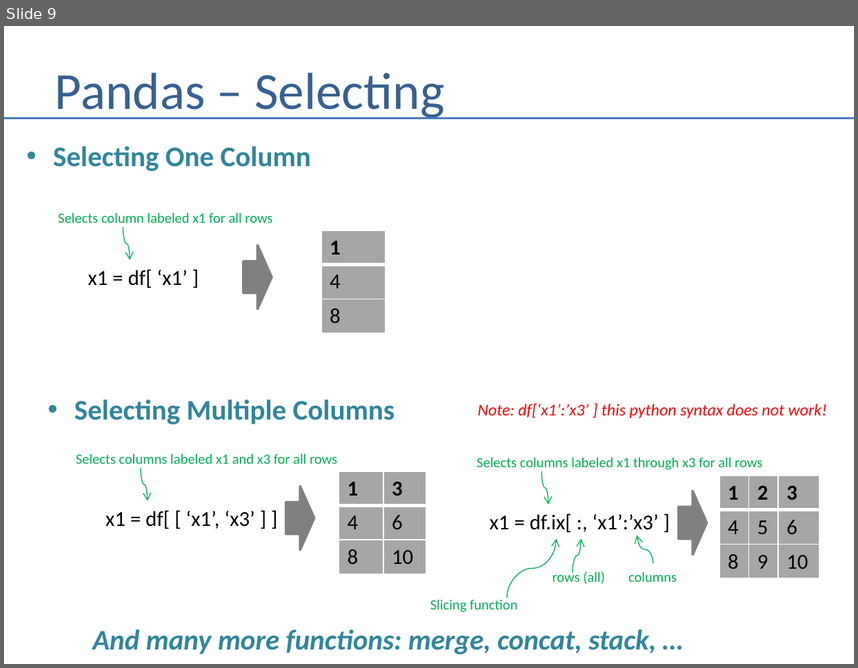
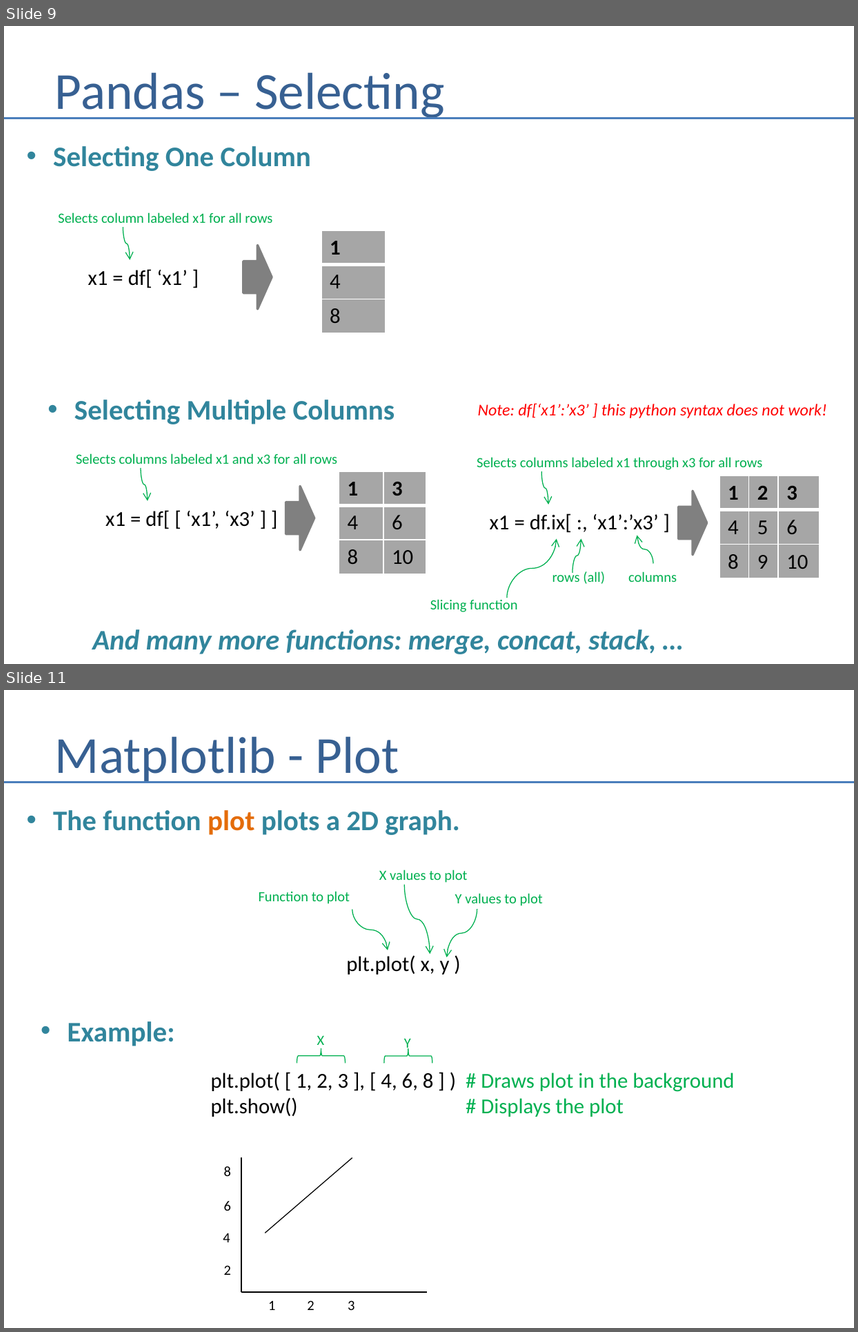
Before and after one commit to andrewferlitsch/Portland-Data-Science-Group, a slide deck: Presentations/Python - Numpy and Pandas.pptx. Shown one above the other, each under a label of ours: slide 9 before the commit, slides 9 and 11 after it; the slides between them are not shown. The pictures are 858x668 and 858x1332 pixels, drawn with LibreOffice and Linux fonts; fonts in the diff are those of the drawing. Boxes give left, top, right and bottom in pixels: in the first picture for what was removed or moved away, otherwise in the second. Text is boxed around its words. In the diff, an @@ line names an element or a change of style, - is before the commit and + after.

Commit message:
added matplotlib

```diff
--- a/Presentations/Python - Numpy and Pandas.pptx
+++ b/Presentations/Python - Numpy and Pandas.pptx
@@ slide 11 added at <box>4,690,854,1328</box>, background #FFFFFF @@
@@ title added at <box>55,736,399,783</box>, 44 pt, text #376092 @@
+Matplotlib - Plot
@@ line added from (4, 782) to (854, 782), #4B7EBC 1.5 pt @@
@@ text added at <box>53,810,459,835</box>, 24 pt, text #31859C, bold @@
+• The function plot plots a 2D graph.
@@ text added at <box>379,869,467,883</box>, 12 pt, text #00B050 @@
+X values to plot
@@ text added at <box>259,891,350,904</box>, 12 pt, text #00B050 @@
+Function to plot
@@ curved arrow added from (404, 885) to (430, 954), #00B050 0.75 pt @@
@@ text added at <box>455,893,543,906</box>, 12 pt, text #00B050 @@
+Y values to plot
@@ curved arrow added from (352, 909) to (388, 950), #00B050 0.75 pt @@
@@ curved arrow added from (477, 909) to (447, 957), #00B050 0.75 pt @@
@@ text added at <box>346,953,450,974</box>, 18 pt, text #000000 @@
+plt.plot( x, y )
@@ text added at <box>67,1021,734,1116</box>, 18 pt, text #00B050 @@
+• Example:
+plt.plot( [ 1, 2, 3 ], [ 4, 6, 8 ] ) # Draws plot in the background
+plt.show() # Displays the plot
@@ text added at <box>317,1036,325,1049</box>, 12 pt, text #00B050 @@
+X
@@ text added at <box>404,1038,411,1052</box>, 12 pt, text #00B050 @@
+Y
@@ right brace added at <box>297,1049,345,1063</box>, outline #00B050 0.75 pt @@
@@ right brace added at <box>384,1049,432,1063</box>, outline #00B050 0.75 pt @@
@@ line added from (241, 1156) to (241, 1292), #000000 1.25 pt @@
@@ line added from (265, 1232) to (352, 1158), #000000 0.75 pt @@
@@ text added at <box>224,1166,231,1176</box>, 12 pt, text #000000 @@
+8
@@ text added at <box>224,1201,231,1210</box>, 12 pt, text #000000 @@
+6
@@ text added at <box>223,1232,230,1242</box>, 12 pt, text #000000 @@
+4
@@ text added at <box>224,1265,231,1274</box>, 12 pt, text #000000 @@
+2
@@ line added from (241, 1292) to (428, 1292), #000000 1.25 pt @@
@@ text added at <box>268,1300,275,1310</box>, 12 pt, text #000000 @@
+1
@@ text added at <box>307,1300,314,1310</box>, 12 pt, text #000000 @@
+2
@@ text added at <box>348,1300,355,1310</box>, 12 pt, text #000000 @@
+3
```
Also in this commit, not shown: 4 other slides added.
